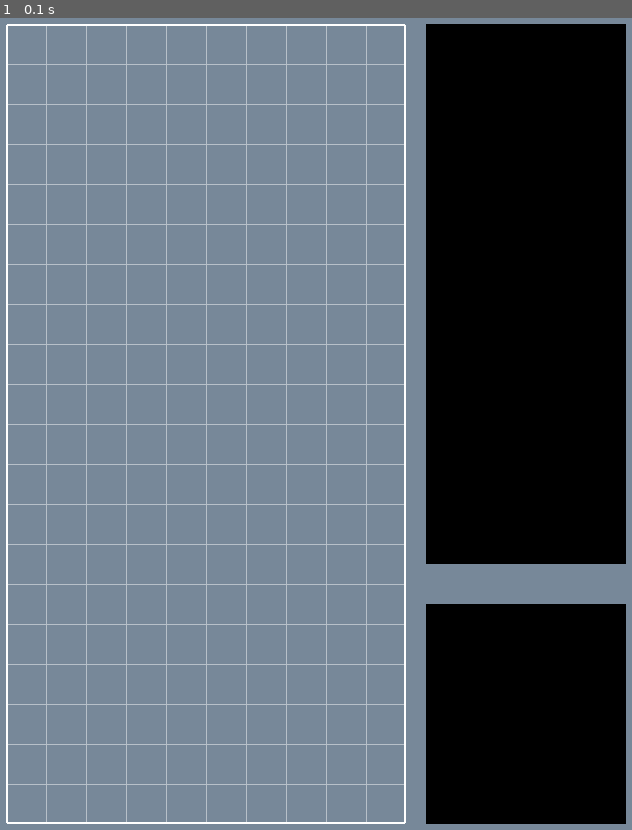
Above: before the commit, frame 1.
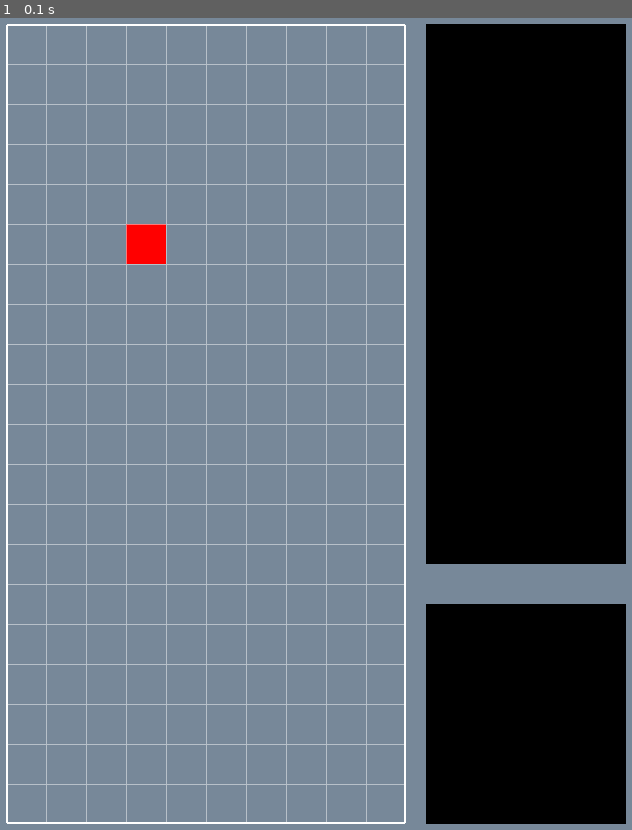
Above: after the commit, the same moment.

Repository: shasyaaaa/project-pygame
Game: pygame game, started from scripts/main.py
Same seed, same stepped clock (60 frames per second), same inputs: the game is played once before the commit and once after it.
Inputs:
- Up to frame 1 (0.1 s): no input

The runs differ from the first frame. In frame 1, 0.3% of the frame differs, in the area x 19-27%, y 25-31%.

Commit message:
slight adjustment

Diff:
--- a/scripts/game.py
+++ b/scripts/game.py
@@ -7,12 +7,16 @@
         self.surface = pygame.Surface((GAME_WIDTH, GAME_HEIGHT))
         self.display_surface = pygame.display.get_surface()
         self.rect = self.surface.get_rect(topleft = (PADDING, PADDING))
+        self.sprites = pygame.sprite.Group()
 
         # lines
         self.line_surface = self.surface.copy()
         self.line_surface.fill((0, 255, 0))
         self.line_surface.set_colorkey((0, 255, 0))
         self.line_surface.set_alpha(120)
+
+        # test
+        self.block = Block(self.sprites, pygame.Vector2(3, 5), 'red')
 
     def draw_grid(self):
         for col in range(1, COLLUMNS):
@@ -29,7 +33,28 @@
 
         # drawing
         self.surface.fill(LIGHT_SLATE_GRAY)
+        self.sprites.draw(self.surface)
 
         self.draw_grid()
         self.display_surface.blit(self.surface, (PADDING,PADDING))
         pygame.draw.rect(self.display_surface, WHITE, self.rect, 2, 2)
+
+class Tetromino:
+    def __init__(self, shape, group):
+
+        # initial setup
+        self.block_position
+
+class Block(pygame.sprite.Sprite):
+    def __init__(self, group, pos, color):
+        super().__init__(group)
+
+        # general
+        self.image = pygame.Surface((CELL_SIZE, CELL_SIZE))
+        self.image.fill(color)
+
+        # position
+        self.pos = pos
+        x = self.pos.x * CELL_SIZE
+        y = self.pos.y * CELL_SIZE
+        self.rect = self.image.get_rect(topleft = (x, y))
--- a/scripts/settings.py
+++ b/scripts/settings.py
@@ -20,3 +20,11 @@
 LIGHT_SLATE_GRAY = "#778899"
 WHITE = "#FFFFFF"
 DARK_GRAY = "#696969"
+YELLOW = ""
+RED = ""
+BLUE = ""
+GREEN = ""
+PURPLE = ""
+CYAN = ""
+ORANGE = ""
+GRAY = ""
